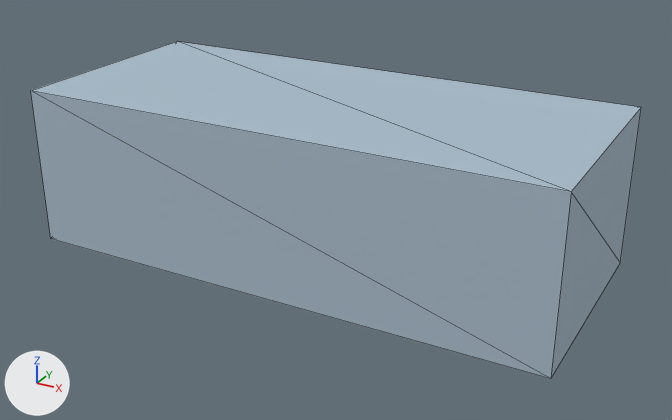
Before and after pictures for a commit that changed the glTF model shared/assets/models/fish_blue_mackerel.glb.
The view is the same before and after, from a 50 mm camera at (0.235, -0.418, 0.19) aimed at (0.008, -0.004, -0.017). Arrows for +X, +Y and +Z are at lower left; the lights stay in place. The picture after the commit comes second. Mesh edges are drawn as thin lines. Vertices at exactly the same position are counted once.

In view in the first picture: 'species.blue_mackerel'.
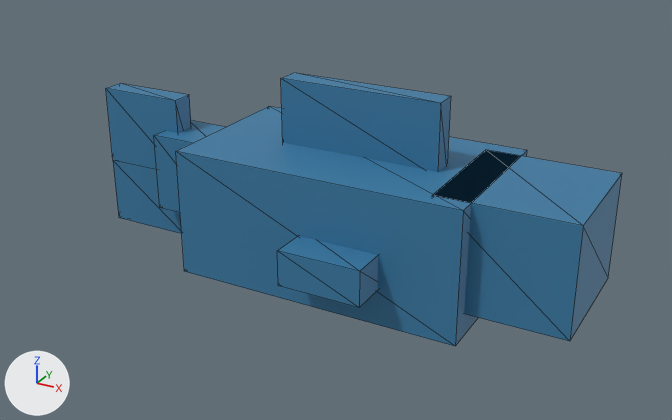
Changed parts and their boxes (x1, y1, x2, y2) in the pictures (672 x 420 px):
'species.blue_mackerel', recoloured, reshaped, rescaled (15% narrower, 19% shorter)
    before: (31, 42, 641, 379)
    after: (106, 73, 622, 346)

The edits, one by one:
Material 'item' (mat_item) changes colour from blue #a9bccb to blue #3a7ca5; in linear values from (0.397, 0.503, 0.597) to (0.0423, 0.202, 0.376).
me_item is used by ob_species_blue_mackerel; location (0.0, 0.0, 0.0); scale (0.3, 0.13, 0.09).
me_item had 8 vertices, 12 faces and spanned x -0.5..0.5, y -0.5..0.5, z -0.5..0.5.
me_item now has 60 vertices, 96 faces and spans x -0.5..0.5, y -0.22..0.22, z -0.181..0.181.
me_item part 1: the whole mesh is rebuilt.
Object 'species.blue_mackerel' (ob_species_blue_mackerel) is rescaled from (0.3, 0.13, 0.09) to (0.3, 0.3, 0.3).
